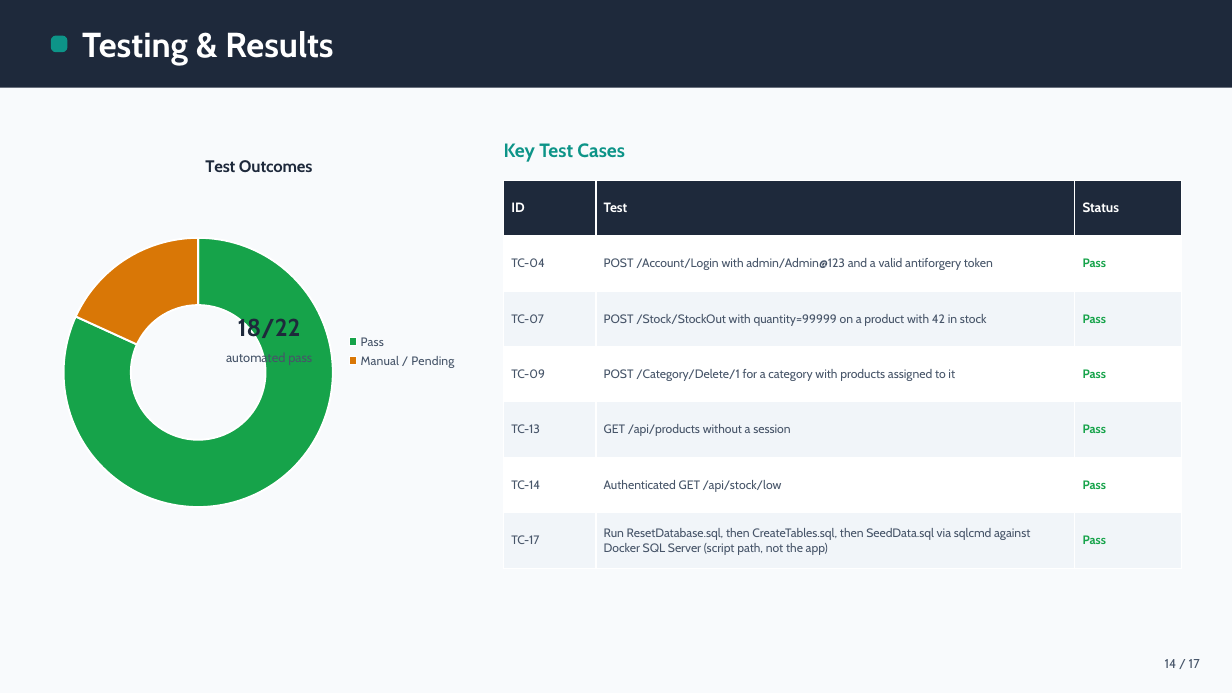
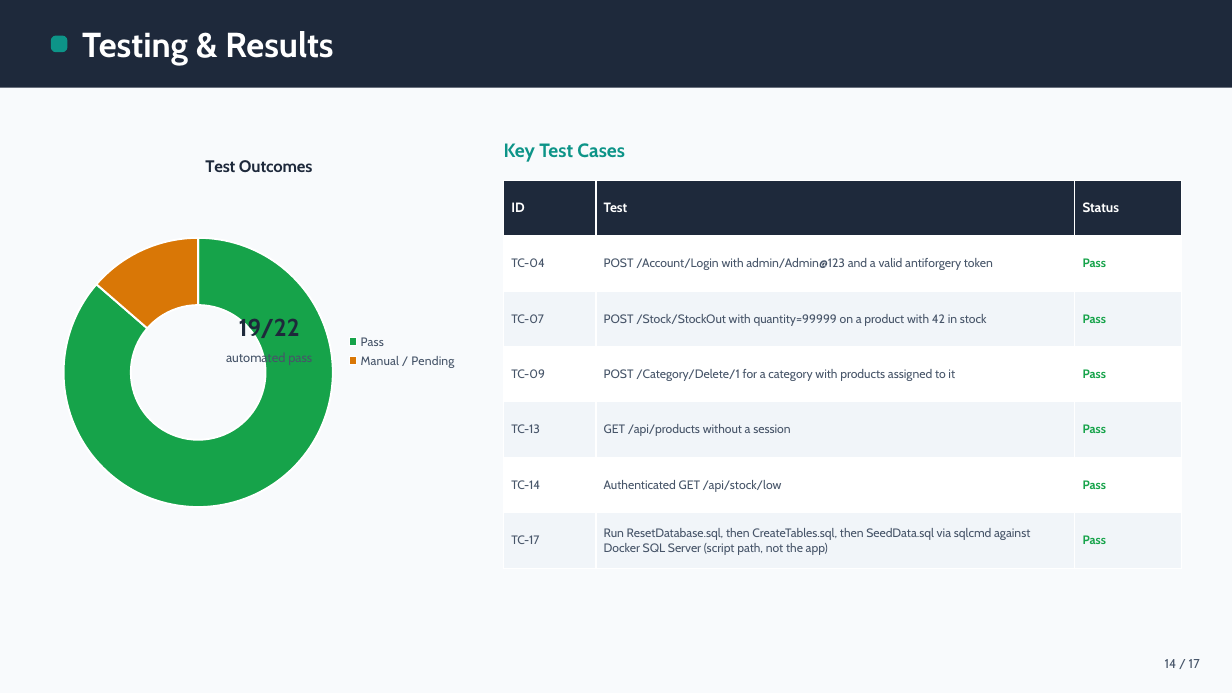
Before and after one commit to ameyypawar/StockPilot, a slide deck: slide 15 of Documentation/PPT/InventoryManagementSystem.pptx. Drawn at 1232x693 pixels with LibreOffice and Linux fonts; fonts in the diff are those of the drawing. Boxes give left, top, right and bottom in pixels: in the first picture for what was removed or moved away, otherwise in the second. Text is boxed around its words. In the diff, an @@ line names an element or a change of style, - is before the commit and + after.

Commit message:
Rebuild final report with diagrams, charts, screenshots and code excerpts
Final report now includes architecture, use-case, DFD, class, sequence and
flowchart diagrams, dashboard analytics charts, app screenshots, real test
results, and auto-numbered lists of figures and tables. Report generation
moved into tools/report_builder.py.

```diff
--- a/Documentation/PPT/InventoryManagementSystem.pptx
+++ b/Documentation/PPT/InventoryManagementSystem.pptx
@@ doughnut chart at <box>51,139,467,564</box> @@
@@ Test Outcomes, Pass: 82 to 86 @@
@@ Test Outcomes, Manual / Pending: 18 to 14 @@
@@ text at <box>239,318,300,342</box>: text changed @@
-18/22
+19/22
```
Also in this commit, not shown: 3 other slides changed, 8 other files.
